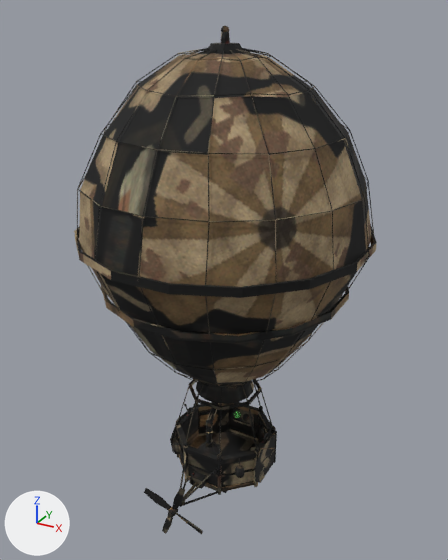
Renders of the FBX model Content/Assets/Balloon/SK_Balloon.fbx from each side of a commit.
Before and after are seen from a 50 mm lens placed at (6.74, -12.31, 11.67), pointed at (-0.04, 0.02, 5.51). The axes (+X, +Y, +Z) are drawn at lower left. The lights are the same throughout. The picture after the commit comes second. Vertices at exactly the same position are counted once.

Objects in the first picture: 'SK_Balloon'.
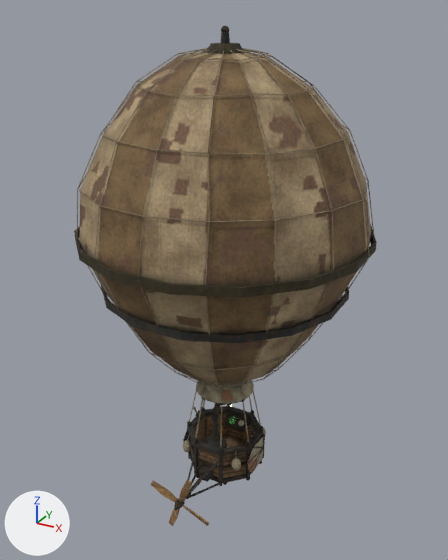
The change, as a diff of the scene's bpy script:
```diff
--- a/Content/Assets/Balloon/SK_Balloon.fbx.py
+++ b/Content/Assets/Balloon/SK_Balloon.fbx.py
@@ mat_m_warninglamp @@
+mat_m_warninglamp = principled_material('M_WarningLamp')
+mat_m_warninglamp.texture = img_t_balloon_basecolor_png
+mat_m_warninglamp.roughness = 0.85
@@ me_sk_balloon @@
 # used by ob_sk_balloon; location = (0.0, 0.0, 0.0)
-me_sk_balloon.from_pydata(...)  # 4658 vertices, 4318 faces; spans x -3.46..3.5, y -3.47..3.46, z -0.51..11.33
+me_sk_balloon.from_pydata(...)  # 5182 vertices, 4714 faces; spans x -3.46..3.5, y -3.47..3.46, z -0.51..11.33
+# me_sk_balloon part 1: the loose piece of 8 vertices spanning x 0.48..1.11, y 0.48..1.11, z 0.32..0.92 is scaled about its middle by (0.102, 0.102, 0.1), then moved by (-0.13, -0.5, 0.01)
+# me_sk_balloon part 2: the loose piece of 32 vertices spanning x -1.23..1.23, y -1.23..1.23, z 0.04..0.15 is scaled about its middle by (0.75, 0.75, 1)
+# me_sk_balloon part 3: the loose piece of 32 vertices spanning x -1.22..1.22, y -1.22..1.22, z 0.5..0.56 is scaled about its middle by (0.749, 0.749, 1)
+# me_sk_balloon part 4: the loose piece of 32 vertices spanning x -1.2..1.2, y -1.2..1.2, z 0.0..1.0 is scaled about its middle by (0.744, 0.744, 1)
+# me_sk_balloon part 5: the loose piece of 32 vertices spanning x -1.27..1.27, y -1.27..1.27, z 0.96..1.09 is rebuilt with 32 vertices and now spans x -0.97..0.97, y -0.97..0.97, z 0.96..1.09
+# me_sk_balloon part 6: 212 loose pieces with 2806 vertices, spanning x -1.32..1.32, y -2.88..1.48, z -0.51..2.93, are deleted
+# me_sk_balloon part 7: 4 vertices moved within x -0.07..0.07, y -0.21..-0.15, z 2.49..2.51; 162 vertices removed from x -0.91..0.91, y -2.58..1.13, z 0.18..2.44; 3204 vertices added at x -1.02..1.02, y -2.58..1.18, z -0.51..2.92
+# me_sk_balloon part 8: 1794 kept faces spanning x -3.46..3.5, y -3.47..3.46, z 2.39..11.33 get new texture (UV) coordinates
+# other edits to the shape of me_sk_balloon do not show in these pictures
 me_sk_balloon.materials.append(mat_m_balloon)
@@ me_sk_balloon @@
 me_sk_balloon.materials.append(mat_m_display)
+me_sk_balloon.materials.append(mat_m_warninglamp)  # picture img_t_balloon_basecolor_png
```

Location of each change, (x1, y1, x2, y2) in pixels of the pictures (448 x 560 px; the box of a moved part takes in the faces that stretch with it):
'SK_Balloon', reshaped: before (74, 26, 377, 535); after (74, 26, 377, 526)
part 1 of me_sk_balloon, moved or reshaped (not visible afterwards): before (257, 417, 267, 441)
part 2 of me_sk_balloon, moved or reshaped: before (178, 453, 255, 491); after (190, 454, 251, 483)
part 3 of me_sk_balloon, moved or reshaped: before (178, 441, 254, 477); after (192, 447, 247, 469)
part 4 of me_sk_balloon, moved or reshaped: before (179, 408, 268, 492); after (191, 412, 255, 483)
part 5 of me_sk_balloon, rebuilt (22% narrower, 20% shorter): before (176, 402, 274, 465); after (187, 406, 263, 456)
part 6 of me_sk_balloon, deleted: before (144, 379, 277, 535)
part 7 of me_sk_balloon, reshaped: before (178, 379, 262, 507); after (151, 383, 266, 526)
part 8 of me_sk_balloon, surface changed: (74, 26, 377, 404) in both
